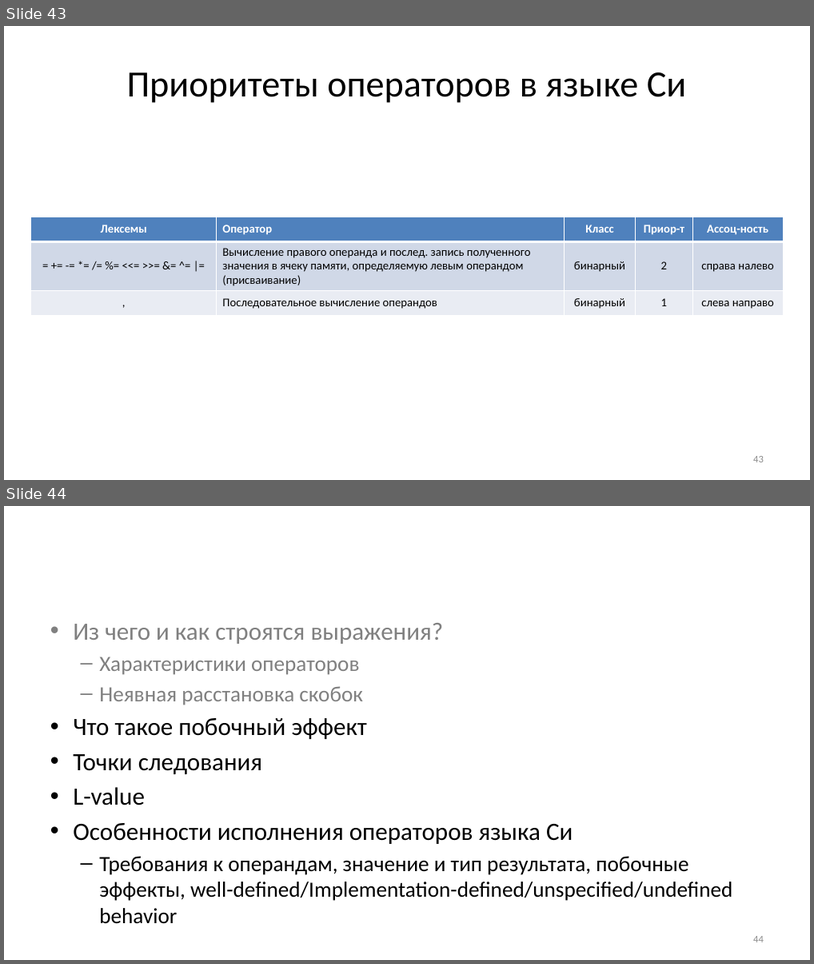
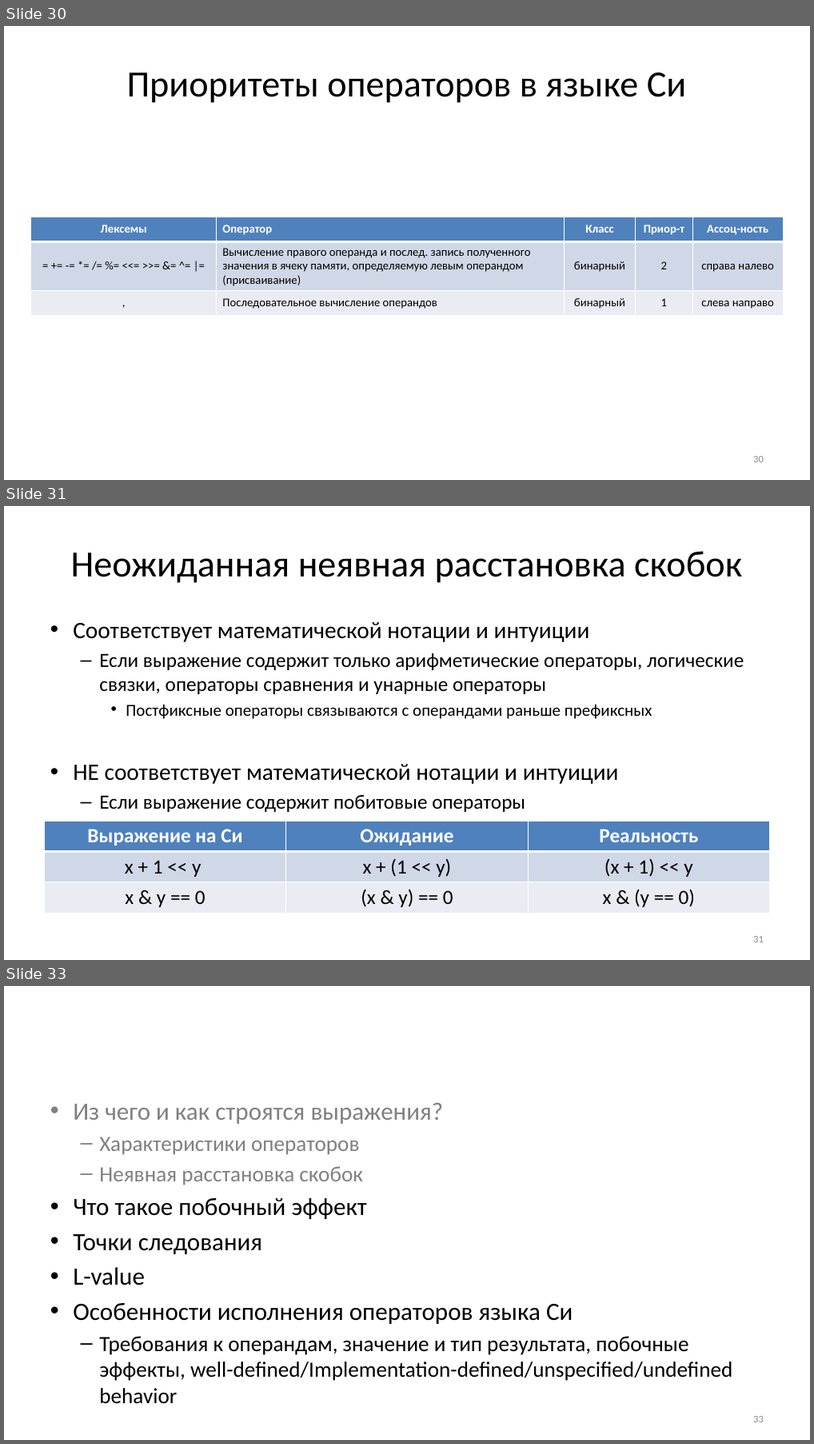
Before and after one commit to Evgueni-Petrov-aka-espetrov/Algorithms-and-Programming-in-C-pptx, a slide deck: 04 Выражения.pptx. Shown one above the other, each under a label of ours: slides 43 and 44 before the commit, slides 30, 31 and 33 after it; the slides between them are not shown. The pictures are 814x964 and 814x1444 pixels, drawn with LibreOffice and Linux fonts; fonts in the diff are those of the drawing. Boxes give left, top, right and bottom in pixels: in the first picture for what was removed or moved away, otherwise in the second. Text is boxed around its words. In the diff, an @@ line names an element or a change of style, - is before the commit and + after.

```diff
--- a/04 Выражения.pptx
+++ b/04 Выражения.pptx
@@ slide 31 added at (4,506,810,960), background #FFFFFF @@
@@ title added at (71,551,742,583), 44 pt, text #000000 @@
+Неожиданная неявная расстановка скобок
@@ text added at (73,622,744,812), 24 pt, text #000000 @@
+• Соответствует математической нотации и интуиции
+  – Если выражение содержит только арифметические операторы, логические связки, операторы сравнения и унарные операторы
+    • Постфиксные операторы связываются с операндами раньше префиксных
+• НЕ соответствует математической нотации и интуиции
+  – Если выражение содержит побитовые операторы
@@ table added at (45,820,770,912), 3 rows, 3 columns @@
+Выражение на Си | Ожидание | Реальность
+x + 1 << y | x + (1 << y) | (x + 1) << y
+x & y == 0 | (x & y) == 0 | x & (y == 0)
@@ page number added at (754,936,764,942), 12 pt, text #8C8C8C @@
+31
@@ what was slide 43 is now slide 30 @@
@@ page number at (754,456,764,462): text changed @@
-43
+30
@@ what was slide 44 is now slide 33 @@
@@ page number at (754,1416,764,1422): text changed @@
-44
+33
```
Also in this commit, not shown: 9 slides changed, 2 slides removed.
